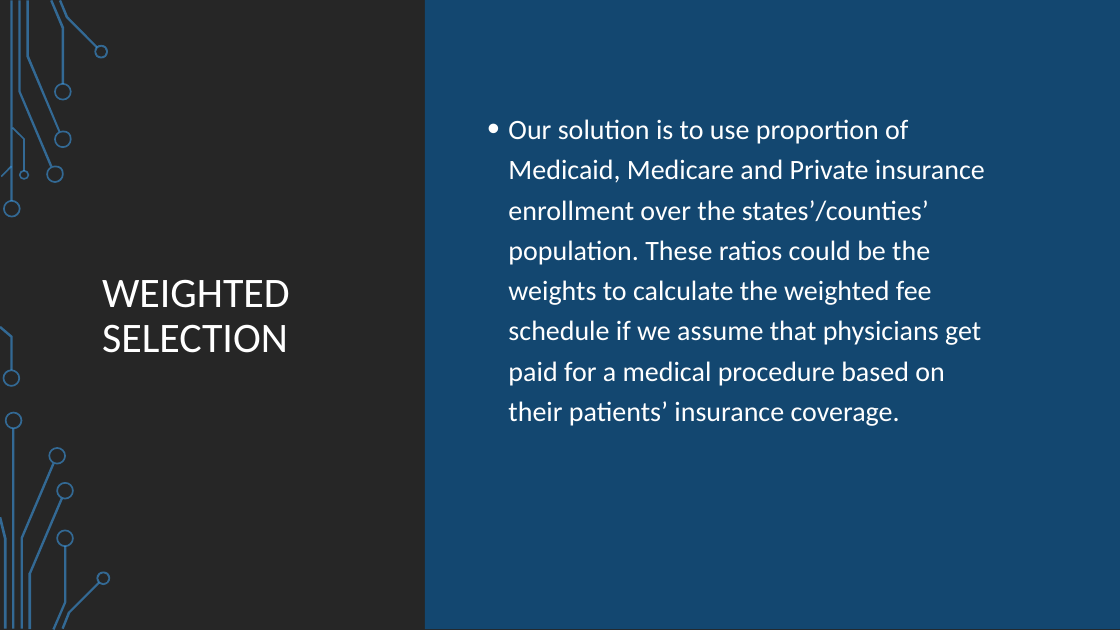
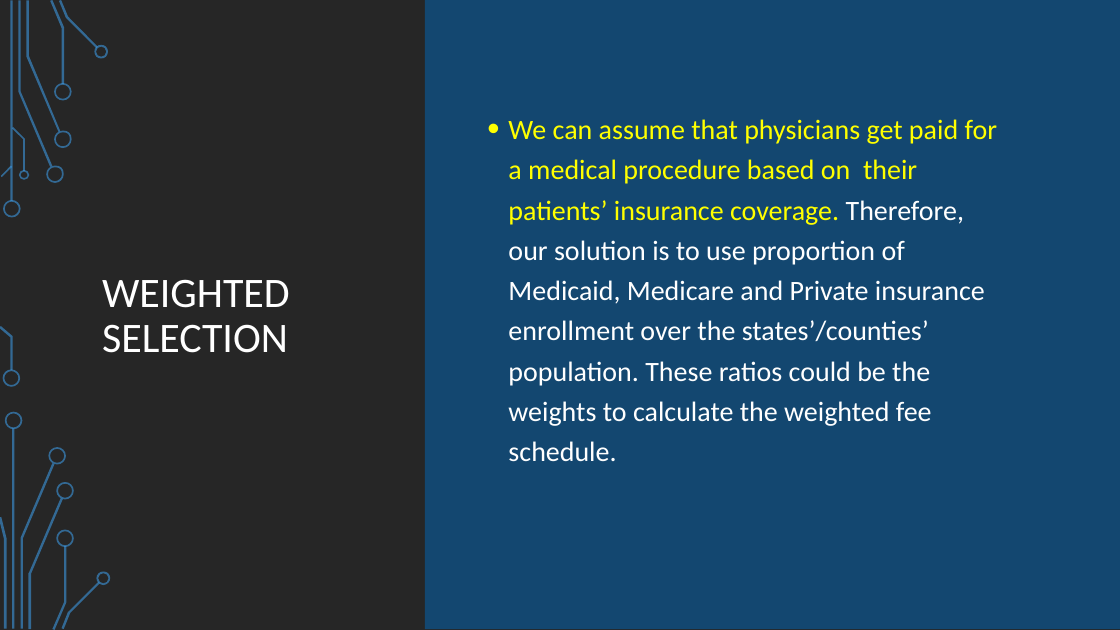
Before and after one commit to dev-hyang/data_analysis_medicaid, a slide deck: slide 17 of Presentation_v1.0.pptx. Drawn at 1120x630 pixels with LibreOffice and Linux fonts; fonts in the diff are those of the drawing; background and template pictures are left out. Boxes give left, top, right and bottom in pixels: in the first picture for what was removed or moved away, otherwise in the second. Text is boxed around its words. In the diff, an @@ line names an element or a change of style, - is before the commit and + after.

```diff
--- a/Presentation_v1.0.pptx
+++ b/Presentation_v1.0.pptx
@@ text at [508, 119, 997, 462]: text changed @@
-• Our solution is to use proportion of Medicaid, Medicare and Private insurance enrollment over the states’/counties’ population. These ratios could be the weights to calculate the weighted fee schedule if we assume that physicians get paid for a medical procedure based on their patients’ insurance coverage.
+• We can assume that physicians get paid for a medical procedure based on their patients’ insurance coverage. Therefore, our solution is to use proportion of Medicaid, Medicare and Private insurance enrollment over the states’/counties’ population. These ratios could be the weights to calculate the weighted fee schedule.
```
Also in this commit, not shown: 8 other slides changed, 2 other files.
